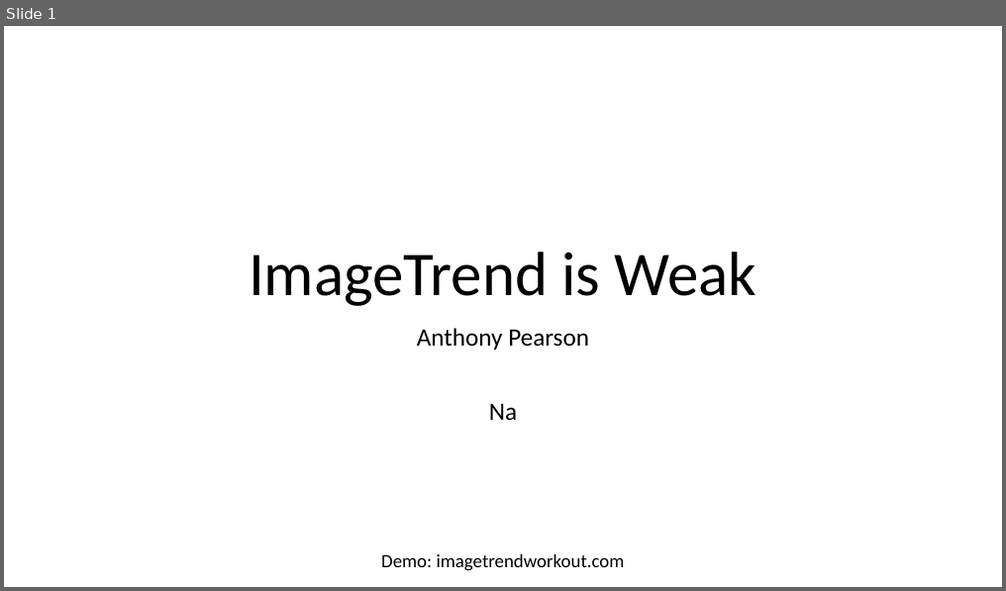
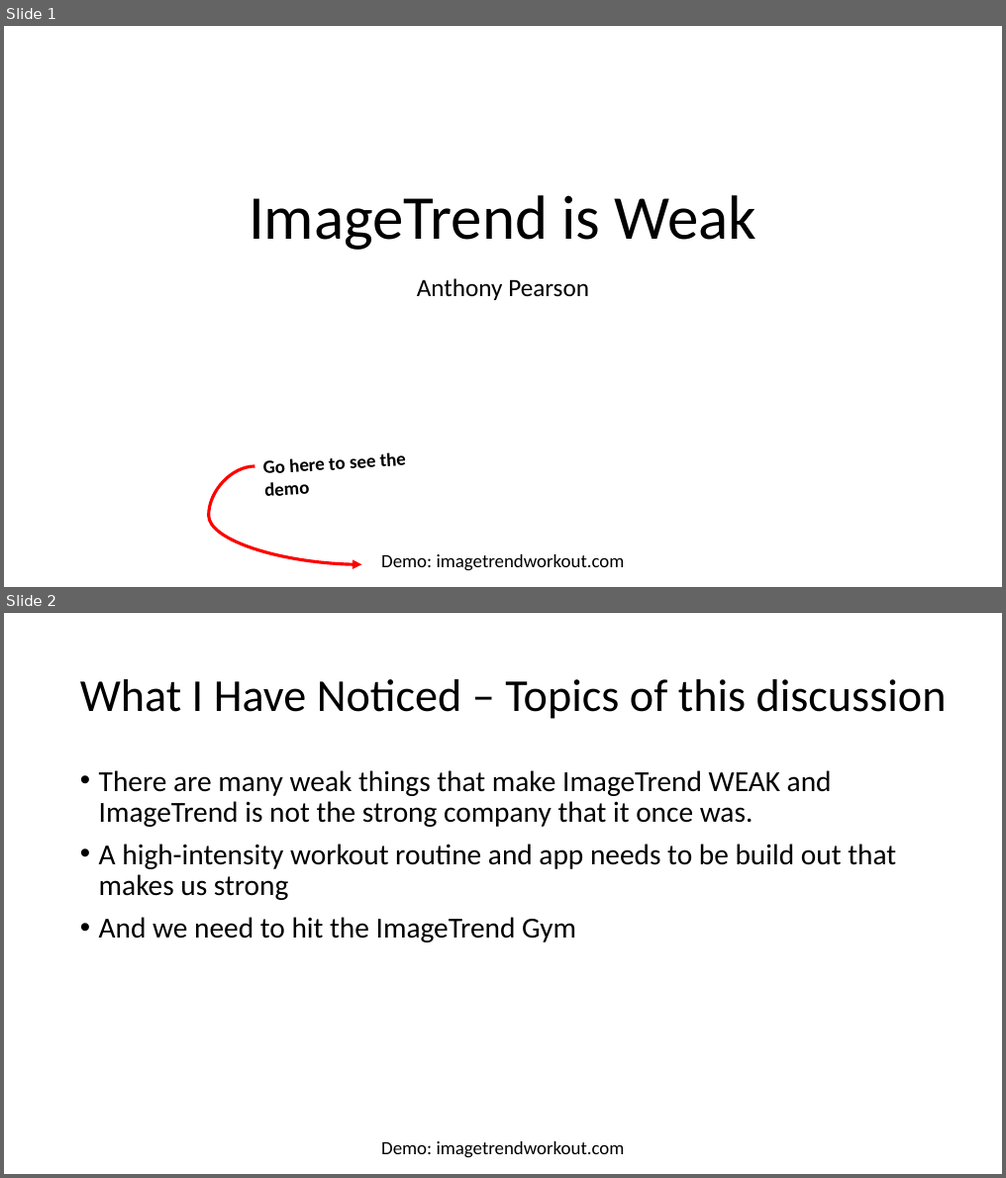
Before and after one commit to ajgoldenwings/imagetrendworkout, a slide deck: Presentation.pptx. Shown one above the other, each under a label of ours: slide 1 before the commit, slides 1 and 2 after it. The pictures are 1006x591 and 1006x1178 pixels, drawn with LibreOffice and Linux fonts; fonts in the diff are those of the drawing. Boxes give left, top, right and bottom in pixels: in the first picture for what was removed or moved away, otherwise in the second. Text is boxed around its words. In the diff, an @@ line names an element or a change of style, - is before the commit and + after.

```diff
--- a/Presentation.pptx
+++ b/Presentation.pptx
@@ slide 2 added at box(4, 613, 1002, 1174), background #FFFFFF; not listed: 1 template element that a slide beside it also shows @@
@@ title added at box(80, 679, 946, 719), 44 pt, text #000000 @@
+What I Have Noticed – Topics of this discussion
@@ text added at box(99, 770, 896, 943), 28 pt, text #000000 @@
+• There are many weak things that make ImageTrend WEAK and ImageTrend is not the strong company that it once was.
+• A high-intensity workout routine and app needs to be build out that makes us strong
+• And we need to hit the ImageTrend Gym
@@ slide 1 changed as well @@
@@ title "ImageTrend is Weak": place and size @@
-title "ImageTrend is Weak" at box(249, 252, 757, 306)
+title "ImageTrend is Weak" at box(249, 195, 757, 250)
@@ subtitle "Anthony Pearson": place and size @@
-subtitle "Anthony Pearson" at box(417, 328, 589, 421)
+subtitle "Anthony Pearson" at box(417, 278, 589, 300)
@@ subtitle at box(489, 403, 517, 421): paragraph removed @@
-Na
@@ curved arrow added from (254, 467) to (361, 565), #FF0000 3 pt @@
@@ text added at box(263, 453, 406, 496), 18 pt, text #000000, bold @@
+Go here to see the demo
```
Also in this commit, not shown: 13 other slides added, 1 other file.
